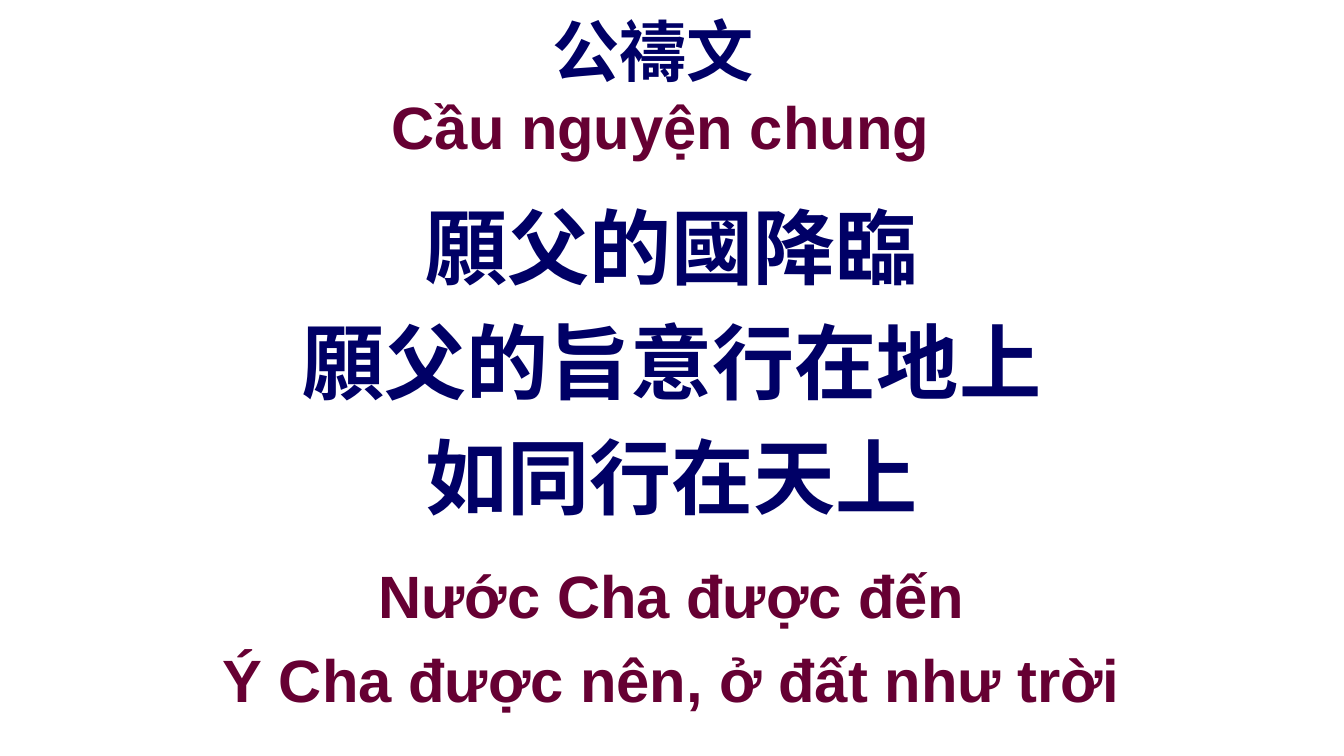
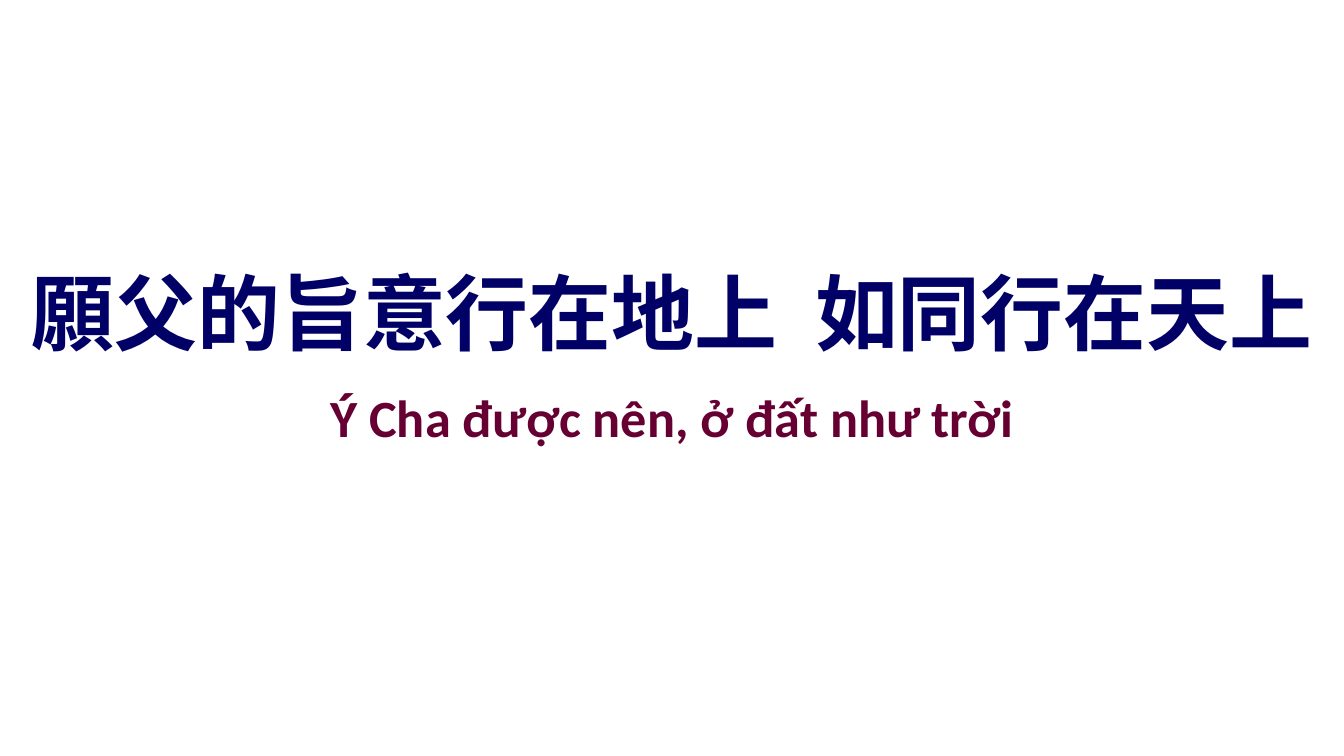
Before and after one commit to batisuoc/other-ppts, a slide deck: slide 29 of 聯合崇拜流程.pptx (slide 22 before the commit). Drawn at 1344x756 pixels with LibreOffice and Linux fonts; fonts in the diff are those of the drawing; background and template pictures are left out. Boxes give left, top, right and bottom in pixels: in the first picture for what was removed or moved away, otherwise in the second. Text is boxed around its words. In the diff, an @@ line names an element or a change of style, - is before the commit and + after.

```diff
--- a/聯合崇拜流程.pptx
+++ b/聯合崇拜流程.pptx
@@ title removed at <box>392,18,929,161</box> @@
-公禱文
-Cầu nguyện chung
@@ text at <box>32,272,1312,352</box>: text changed; size 44 to 44.4 pt @@
-願父的國降臨
-願父的旨意行在地上
-如同行在天上
+願父的旨意行在地上 如同行在天上
@@ text "Ý Cha được nên, ở ...": place and size @@
-text "Ý Cha được nên, ở ..." at <box>223,572,1119,713</box>
+text "Ý Cha được nên, ở ..." at <box>330,393,1014,447</box>
@@ text "Ý Cha được nên, ở ..." at <box>330,393,1014,447</box>: size 32 to 28 pt, font Arial to Calibri @@
@@ text at <box>378,572,964,629</box>: paragraph removed @@
-Nước Cha được đến
```
Also in this commit, not shown: 13 other slides changed, 15 slides added, 1 slide removed.
